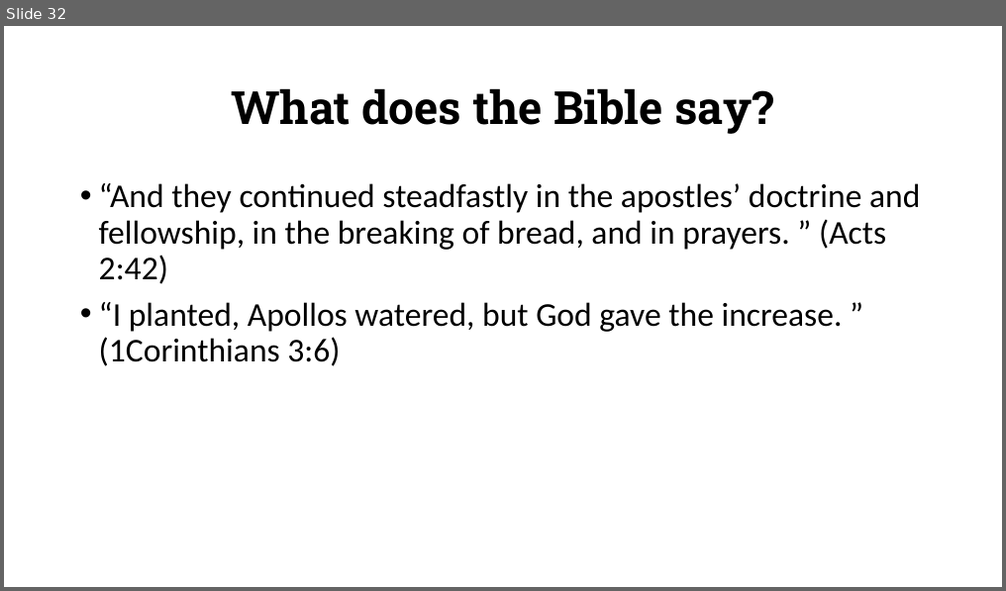
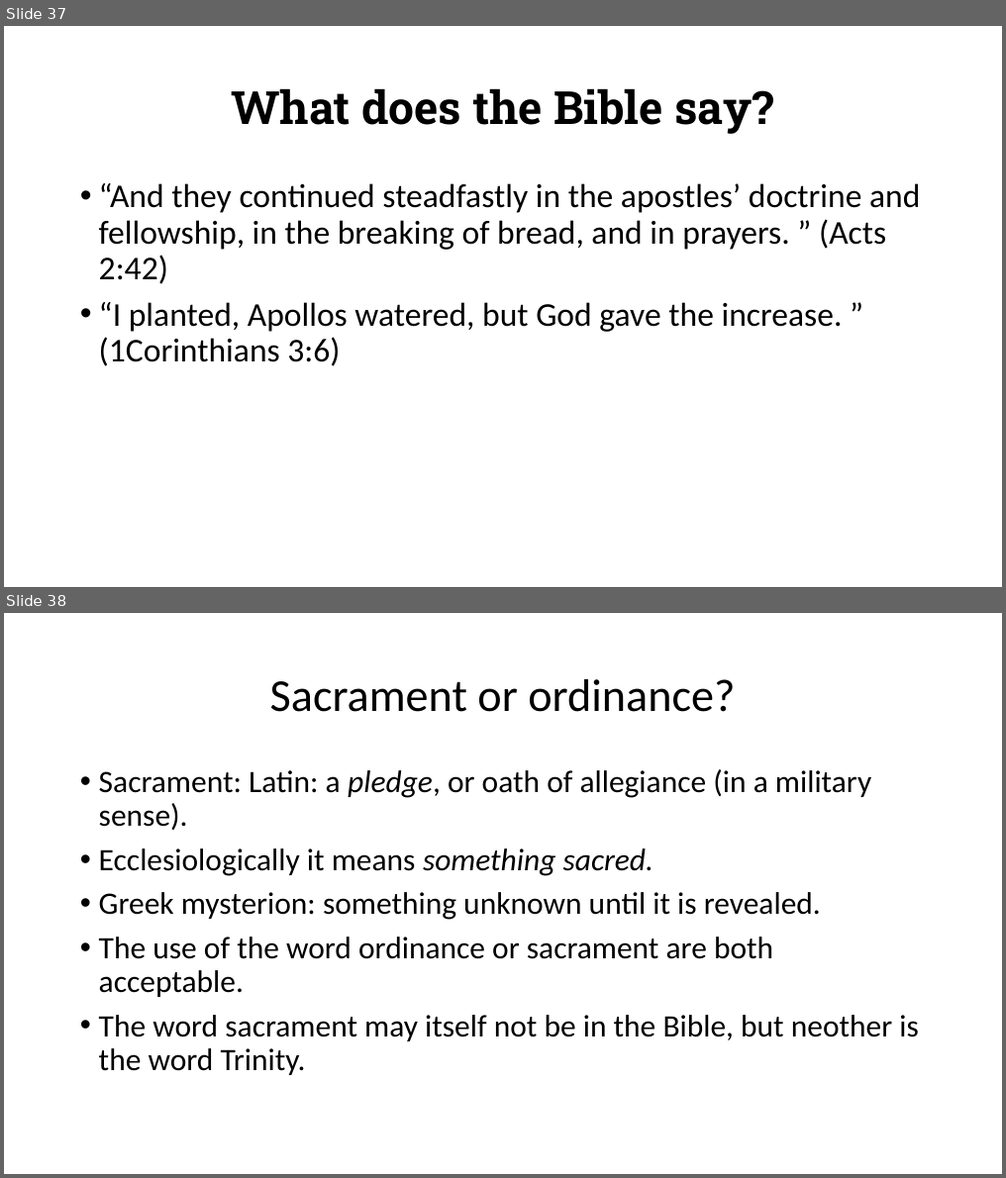
Before and after one commit to csmatyi/calvary_sunday_school, a slide deck: WSC85-88_211205.pptx. Shown one above the other, each under a label of ours: slide 32 before the commit, slides 37 and 38 after it. The pictures are 1006x591 and 1006x1178 pixels, drawn with LibreOffice and Linux fonts; fonts in the diff are those of the drawing. Boxes give left, top, right and bottom in pixels: in the first picture for what was removed or moved away, otherwise in the second. Text is boxed around its words. In the diff, an @@ line names an element or a change of style, - is before the commit and + after.

```diff
--- a/WSC85-88_211205.pptx
+++ b/WSC85-88_211205.pptx
@@ slide 38 added at <box>4,613,1002,1174</box>, background #FFFFFF @@
@@ title added at <box>270,679,735,712</box>, 44 pt, text #000000 @@
+Sacrament or ordinance?
@@ text added at <box>99,769,919,1075</box>, 30 pt, text #000000 @@
+• Sacrament: Latin: a pledge, or oath of allegiance (in a military sense).
+• Ecclesiologically it means something sacred.
+• Greek mysterion: something unknown until it is revealed.
+• The use of the word ordinance or sacrament are both acceptable.
+• The word sacrament may itself not be in the Bible, but neother is the word Trinity.
@@ what was slide 32 is now slide 37 @@
```
Also in this commit, not shown: 3 slides changed, 8 other slides added.
